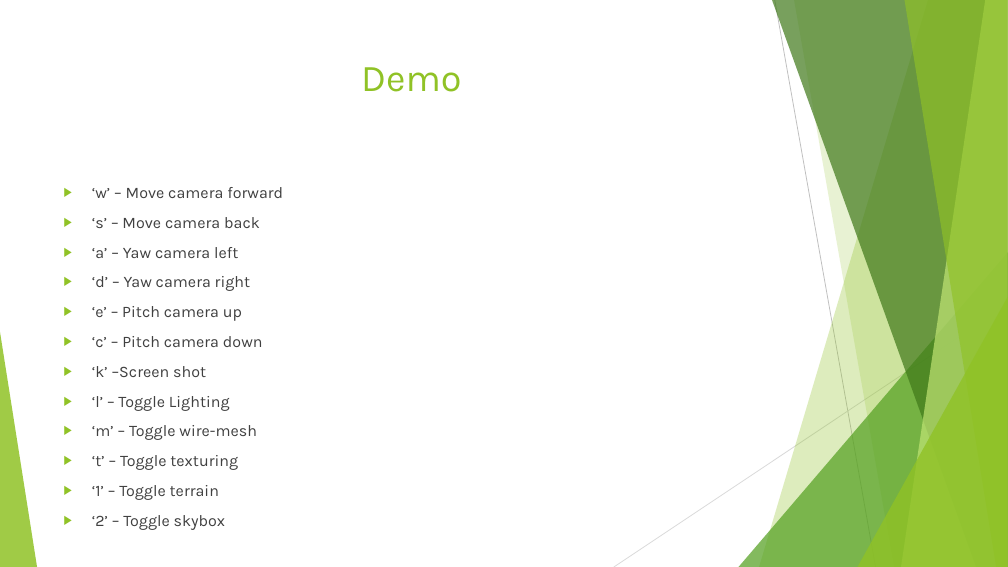
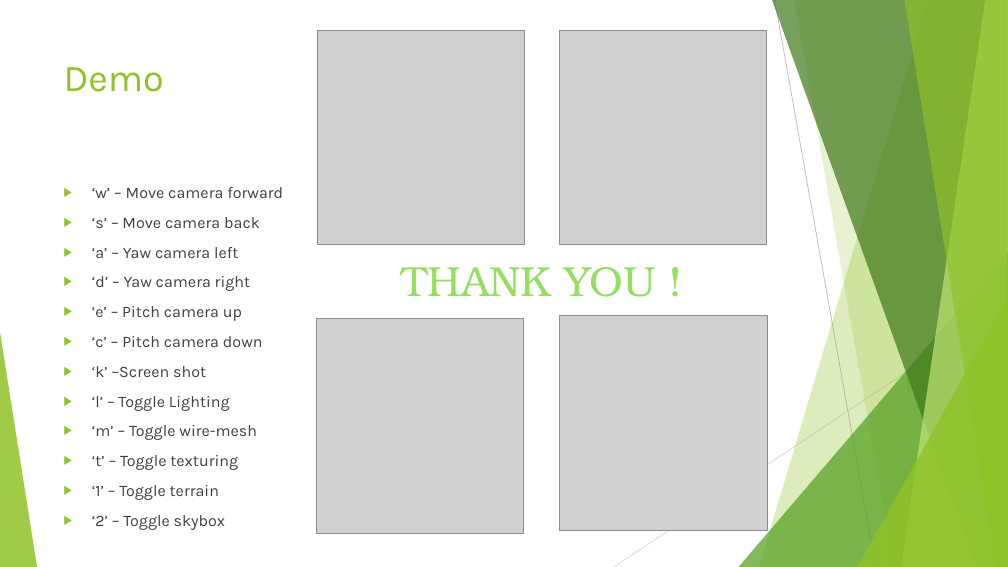
Before and after one commit to KarteekKumarM/MountainTerrain, a slide deck: slide 17 of docs/Presentation.pptx (slide 9 before the commit). Drawn at 1008x567 pixels with LibreOffice and Linux fonts; fonts in the diff are those of the drawing; grey boxes stand for pictures. Boxes give left, top, right and bottom in pixels: in the first picture for what was removed or moved away, otherwise in the second. Text is boxed around its words. In the diff, an @@ line names an element or a change of style, - is before the commit and + after.

```diff
--- a/docs/Presentation.pptx
+++ b/docs/Presentation.pptx
@@ title "Demo" at (x1=64, y1=67, x2=164, y2=92): alignment centre to left @@
@@ picture added at (x1=318, y1=30, x2=525, y2=244) @@
@@ picture added at (x1=560, y1=30, x2=767, y2=244) @@
@@ text added at (x1=402, y1=267, x2=656, y2=297), 40 pt, text #94DE61 @@
+THANK YOU !
@@ picture added at (x1=317, y1=319, x2=524, y2=533) @@
@@ picture added at (x1=560, y1=315, x2=768, y2=531) @@
```
Also in this commit, not shown: 2 other slides changed, 13 slides added, 5 slides removed, 4 other files.
